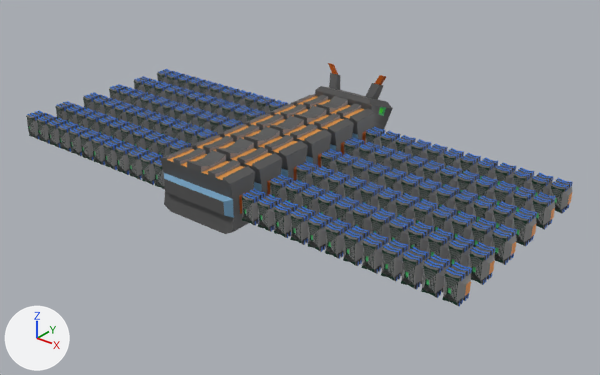
Renders of the FBX model Assets/Resources/Bots/antBot_9.fbx from each side of a commit.
The view is the same before and after, from a camera (50 mm lens) standing at (9.94, -14.34, 6.72) and looking at (0.45, -2.48, -0.63). Every picture has the same lights, and +X, +Y and +Z are marked at lower left.

The scene before the commit, as lines of its bpy script (objects in view):
```python
me_cube = bpy.data.meshes.new('Cube')
me_cube.from_pydata(...)  # 82062 vertices, 81772 faces; spans x -5.35..5.35, y -5.0..0.28, z -0.83..1.14
# faces by material slot: [700, 1584, 79488]
me_cube.materials.append(mat_colors_007)  # picture img_colorpalette_png
me_cube.materials.append(mat_colors_003)  # picture img_colorpalette_png
me_cube.materials.append(mat_colors_004)  # picture img_colorpalette_png
ob_antbot = bpy.data.objects.new('AntBot', me_cube)
ob_antbot.location = (0.0, 0.0, 0.0)
```
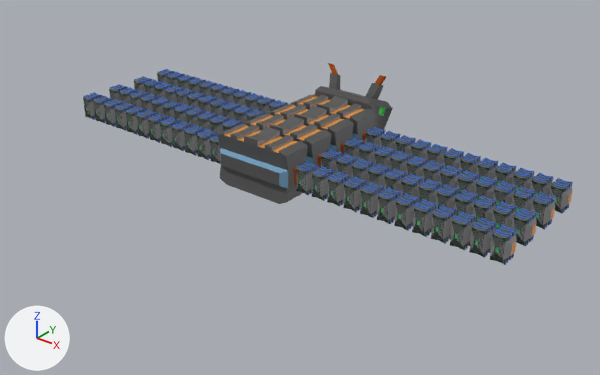
Edits to the bpy script that builds the scene:
```text
Change me_cube:
    used by ob_antbot; location = (0.0, 0.0, 0.0)
    remove me_cube.from_pydata(...)  # 82062 vertices, 81772 faces; spans x -5.35..5.35, y -5.0..0.28, z -0.83..1.14
    add me_cube.from_pydata(...)  # 54942 vertices, 54748 faces; spans x -5.35..5.35, y -3.48..0.28, z -0.83..1.14
    me_cube part 1: 50 loose pieces with 27120 vertices, spanning x -5.35..5.35, y -5.0..-3.48, z -0.56..0.63, are deleted
```

Where the change shows, as pixel boxes [x1, y1, x2, y2] in the pictures (600 x 375 px):
'AntBot', reshaped (10% narrower, 17% shorter)
    before: [26, 63, 573, 306]
    after: [83, 63, 573, 265]
part 1 of me_cube, deleted
    before: [26, 101, 495, 306]
